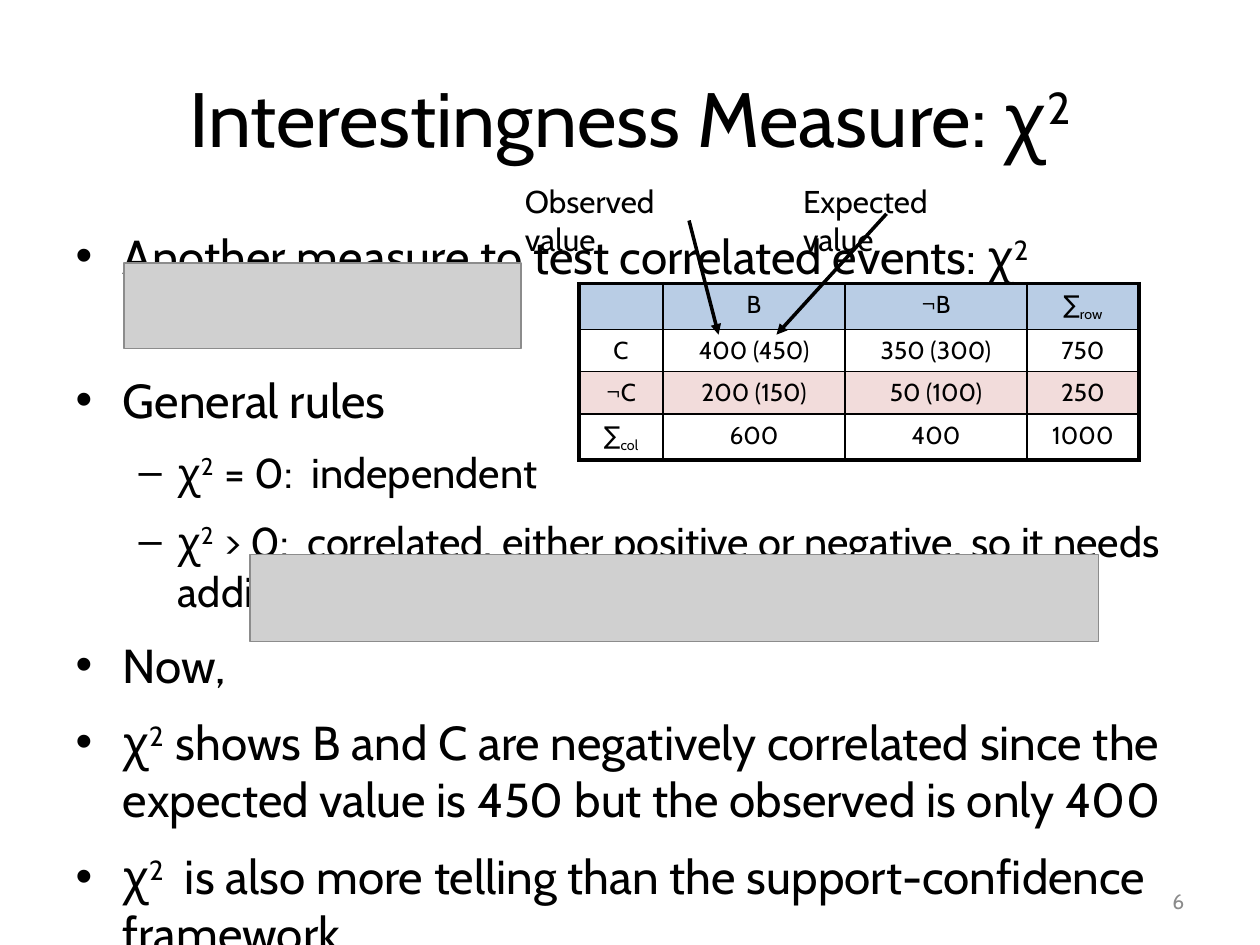
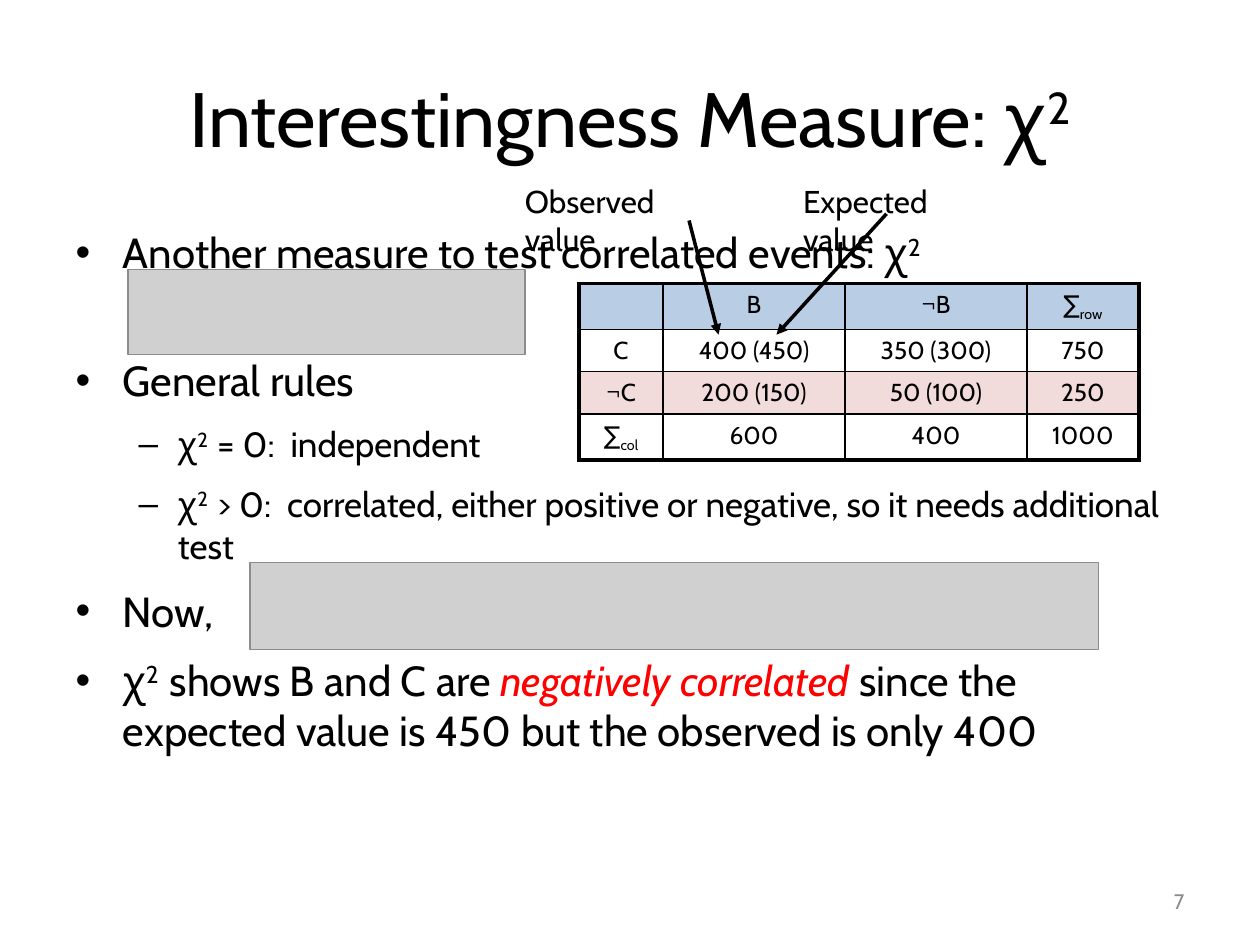
Before and after one commit to mjiang89/mjiang89.github.io, a slide deck: slide 7 of teaching/CSEx0647Fall17-11-PatternEvaluation.pptx (slide 6 before the commit). Drawn at 1260x945 pixels with LibreOffice and Linux fonts; fonts in the diff are those of the drawing; grey boxes stand for pictures. Boxes give left, top, right and bottom in pixels: in the first picture for what was removed or moved away, otherwise in the second. Text is boxed around its words. In the diff, an @@ line names an element or a change of style, - is before the commit and + after.

```diff
--- a/teaching/CSEx0647Fall17-11-PatternEvaluation.pptx
+++ b/teaching/CSEx0647Fall17-11-PatternEvaluation.pptx
@@ text "Another measure to test correlated ..." at [123, 233, 1159, 756]: size 27.2 to 24 pt in "Another measure to test correlated events: χ2", "General rules", "Now,", "χ2 shows B and C are negatively ..."; size 23.8 to 20 pt in "χ2 = 0: independent", "χ2 > 0: correlated, either positive or ..."; text colour #000000 to #FF0000, italic on in "negatively correlated" @@
@@ picture: place and size @@
-picture at [123, 263, 520, 349]
+picture at [129, 270, 525, 355]
@@ picture: place and size @@
-picture at [249, 554, 1097, 643]
+picture at [249, 562, 1097, 650]
@@ text at [185, 858, 1145, 906]: paragraph removed @@
-• χ2 is also more telling than the support-confidence framework
@@ page number at [1174, 894, 1185, 909]: text changed @@
-6
+7
```
Also in this commit, not shown: 6 other slides changed, 2 slides added, 2 other files.
